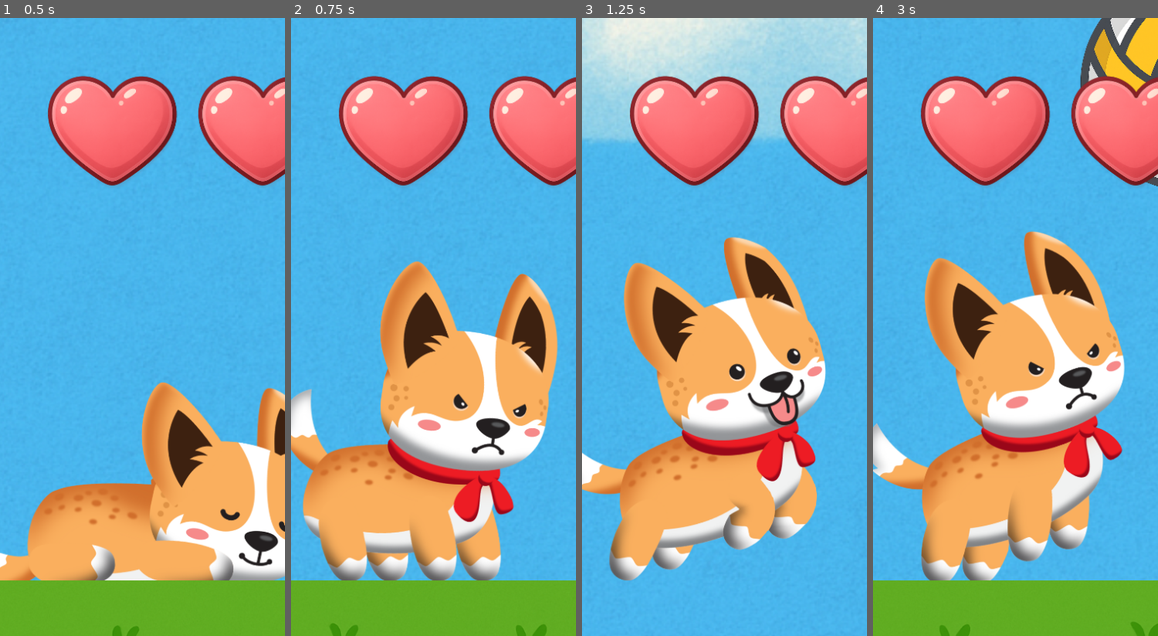
Above: before the commit, frames 1-4 (left to right).
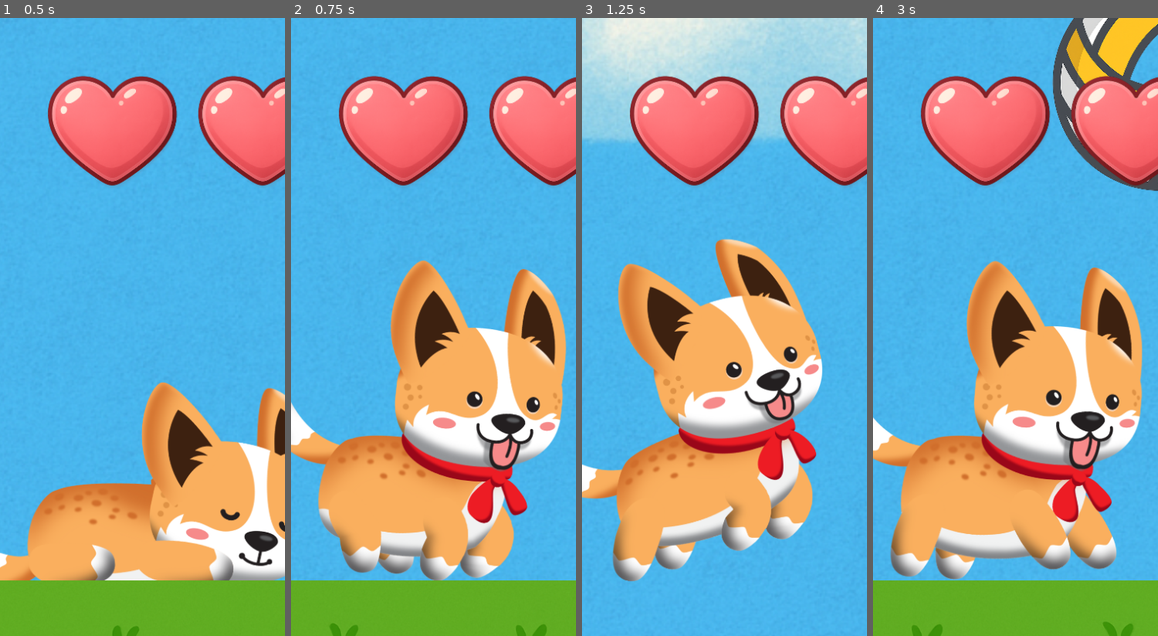
Above: after the commit, the same moments.

Repository: codyromano/chonki
Game: Godot game, scene res://scenes/level1.tscn
Two runs of this game, one before a commit and one after it. Both use one fixed random seed, a clock stepped at 60 frames per second and the inputs below. Sound files missing from this copy of the repository are replaced by a short silence.
Inputs:
- Up to frame 1 (0.5 s): no input
- Up to frame 2 (0.75 s): hold Right (ui_right) from 0.53 s (still down); tap D (push) at 0.6 s
- Up to frame 3 (1.25 s): keep holding Right (ui_right); tap Up (ui_up) at 0.77, 1.07 s; tap S (ram) at 0.8 s
- Up to frame 4 (3 s): tap S (ram) at 1.35, 2.3, 2.85 s; tap Up (ui_up) at 1.52, 1.82 s; tap D (push) at 1.55, 2.1 s; release Right (ui_right) at 2.03 s; hold Left (ui_left) 2.03-2.78 s; hold Right (ui_right) from 2.78 s (still down)

Frame 1 is identical in both runs. In frame 2, 18% of the frame differs, in the area x 0-97%, y 39-91%; in frame 3, 8.3%; in frame 4, 33%, in the area x 0-100%, y 0-100%.

Commit message:
remove push and ram functionality

Diff:
--- a/scenes/chonki.gd
+++ b/scenes/chonki.gd
@@ -4,8 +4,6 @@
 @onready var sprite       : AnimatedSprite2D   = $ChonkiCharacter/AnimatedSprite2D
 @onready var run_sound    : AudioStreamPlayer2D  = $ChonkiCharacter/AudioRun
 @onready var rest_sound   : AudioStreamPlayer2D  = $ChonkiCharacter/RestRun
-@onready var ram_sound    : AudioStreamPlayer2D  = $ChonkiCharacter/AudioRam
-@onready var push_sound   : AudioStreamPlayer2D  = $ChonkiCharacter/AudioPush
 @onready var jump_sound   : AudioStreamPlayer2D  = $ChonkiCharacter/AudioJump
 @onready var chill_bark   : AudioStreamPlayer2D  = $ChonkiCharacter/ChillBark
 
@@ -139,13 +137,8 @@
 	elif hit_time != null && current_time - hit_time >= HIT_RECOVERY_TIME && original_collision_mask > 0:
 		pass
 
-	# Handle horizontal movement and special actions
-	if not is_game_win and (Input.is_action_just_pressed("push") or Input.is_action_just_pressed("ram")):
-		if body.is_on_floor():
-			velocity.y = -1000
-	else:
-		# Offset Chonki's velocity by the platform's velocity to keep Chonki on moving platforms
-		velocity.x = direction * SPEED + platform_velocity.x
+	# Handle horizontal movement
+	velocity.x = direction * SPEED + platform_velocity.x
 
 	# Apply gravity
 	velocity.y += GRAVITY * delta
@@ -176,17 +169,6 @@
 	if Input.is_action_just_pressed("ui_up"):
 		play_once(jump_sound)
 	match anim:
-		"ram":
-			rest_sound.stop()
-			await get_tree().create_timer(0.5).timeout
-			play_once(ram_sound)
-			play_once(chill_bark)
-		"push":
-			ram_sound.stop()
-			rest_sound.stop()
-			await get_tree().create_timer(0.5).timeout
-			play_once(push_sound)
-			play_once(chill_bark)
 		"run":
 			rest_sound.stop()
 		"sleep":
@@ -204,17 +186,6 @@
 	if body.is_on_floor():
 		player.play()
 
-func get_attack_sprite():
-	if sprite.animation in ["ram", "push"] && sprite.is_playing():
-		return sprite.animation
-
-	if Input.is_action_just_pressed("push"):
-		return "push"
-	elif Input.is_action_just_pressed("ram"):
-		return "ram"
-
-	return null
-
 func get_player_injured_sprite():
 	var current_time: float = Time.get_unix_time_from_system()
 	return "ouch" if (hit_time != null and current_time - hit_time <= HIT_RECOVERY_TIME) else ""
@@ -265,7 +236,6 @@
 	var possible_next_sprites = [
 		get_win_game_sprite(),
 		get_player_injured_sprite(),
-		get_attack_sprite(),
 		get_jump_sprite(),
 		get_run_sprite(),
 		get_sleep_sprite(),
